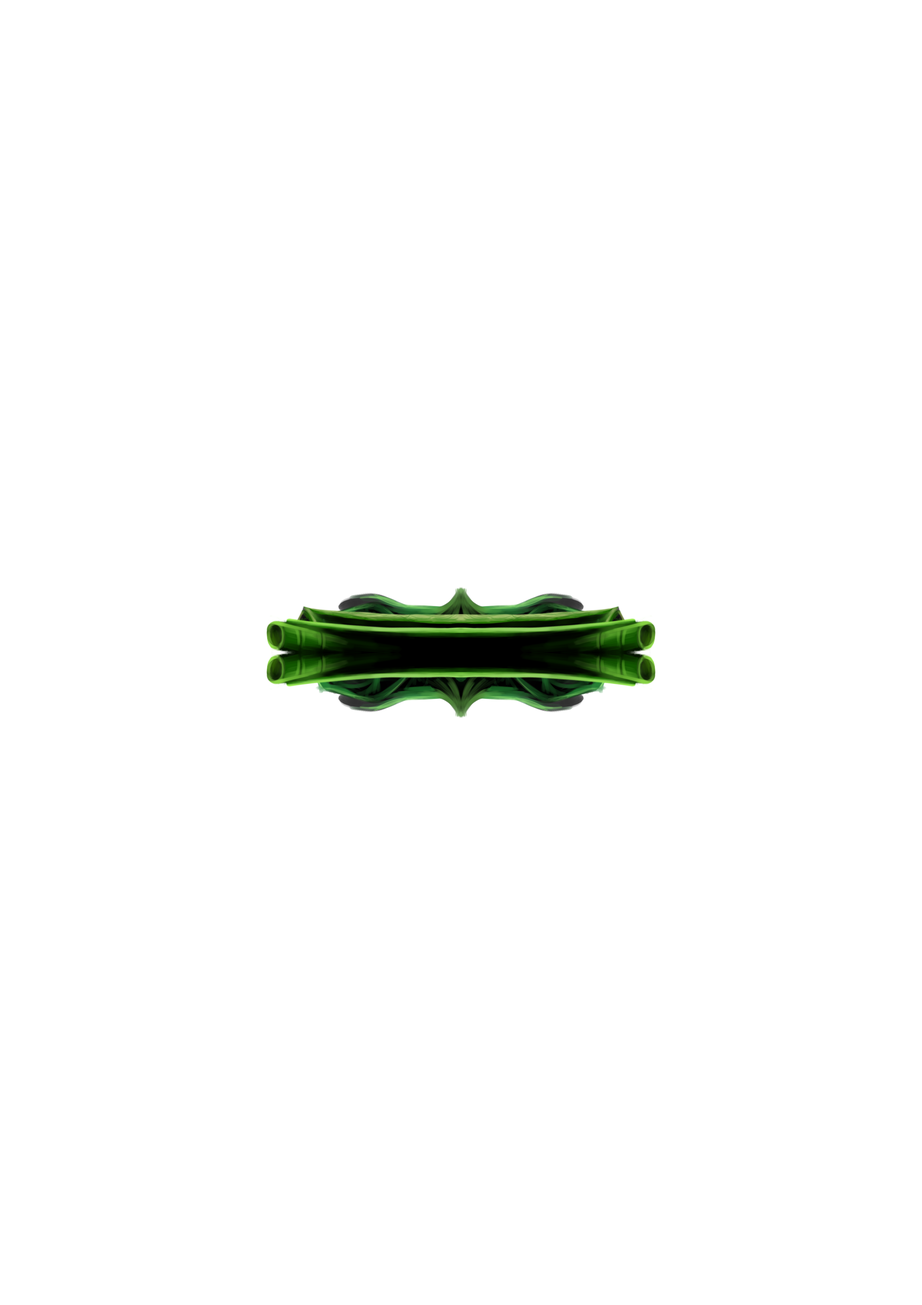
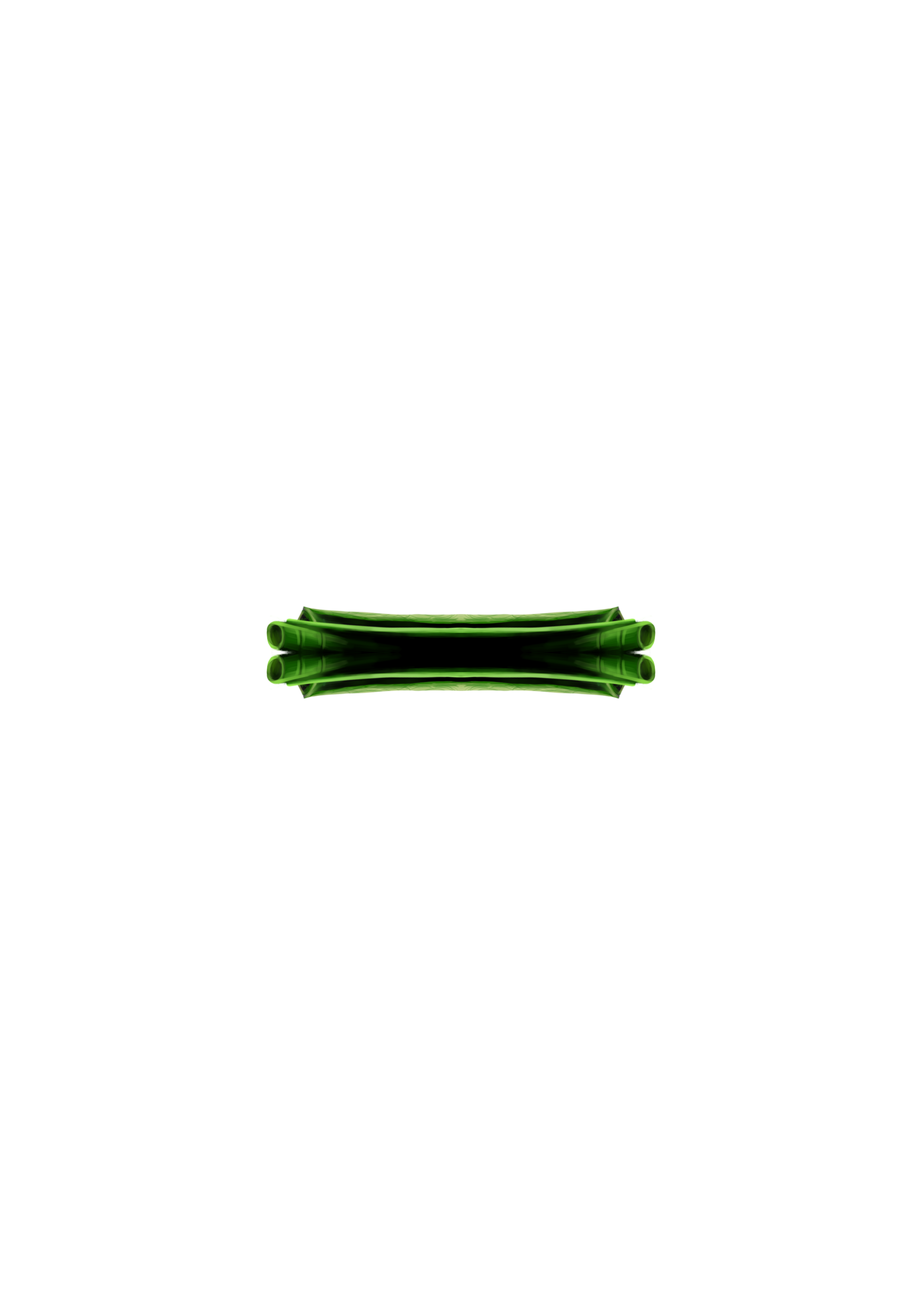
Before/after of a 922 x 1305 layered artwork. What changed in the layer stack:
showed "Paint Layer 3" (3rd of 3) over [294, 618, 628, 719]
hid "Paint Layer 2" over [294, 586, 628, 719]
